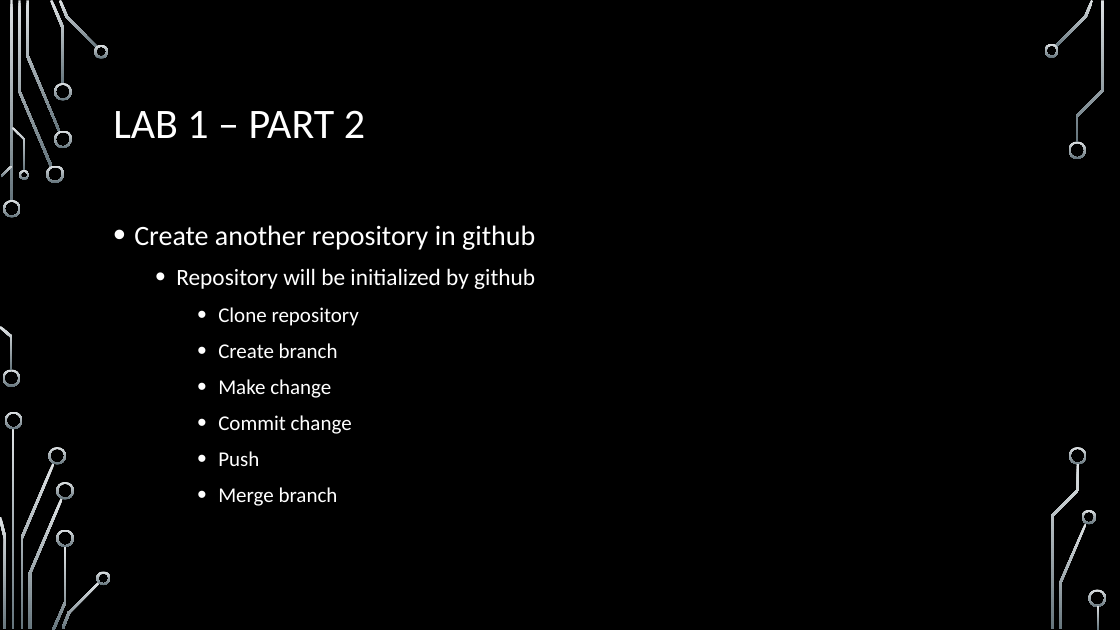
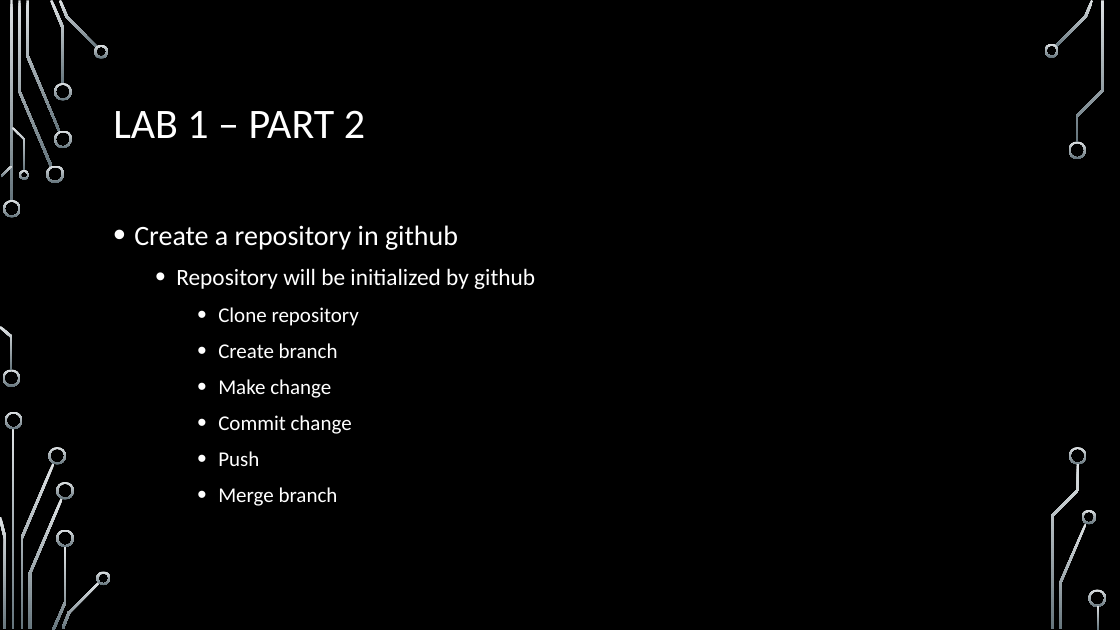
Before and after one commit to onideus/github-101-website, a slide deck: slide 10 of resources/Introduction to github.pptx. Drawn at 1120x630 pixels with LibreOffice and Linux fonts; fonts in the diff are those of the drawing; background and template pictures are left out. Boxes give left, top, right and bottom in pixels: in the first picture for what was removed or moved away, otherwise in the second. Text is boxed around its words. In the diff, an @@ line names an element or a change of style, - is before the commit and + after.

```diff
--- a/resources/Introduction to github.pptx
+++ b/resources/Introduction to github.pptx
@@ text at (134,225,458,250): text changed @@
-• Create another repository in github
+• Create a repository in github
```
Also in this commit, not shown: 6 other slides changed, 5 other files.
